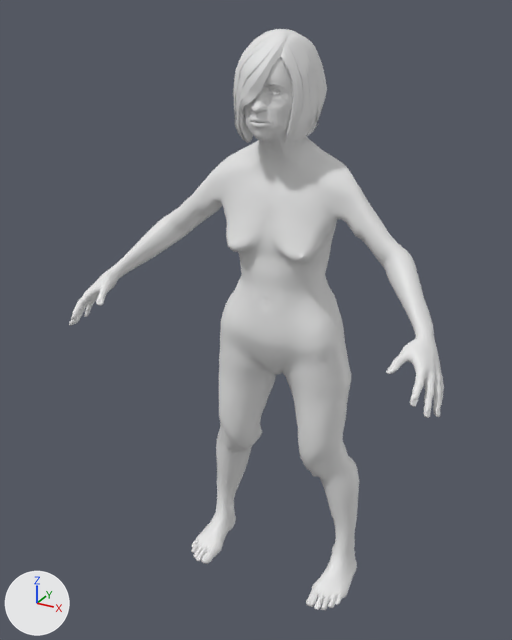
What one commit did to the glTF model game/assets/humans/goblin_female_elder.glb.
Rendered twice from a 50 mm lens placed at (0.613, -1.272, 1.231), pointed at (-0.03, -0.101, 0.646). Lighting does not change. The marker at lower left points along +X, +Y and +Z. The first picture is the older version. Materials are left out; every surface is plain grey. Vertices at exactly the same position are counted once.

In view in the first picture: 'Body'.
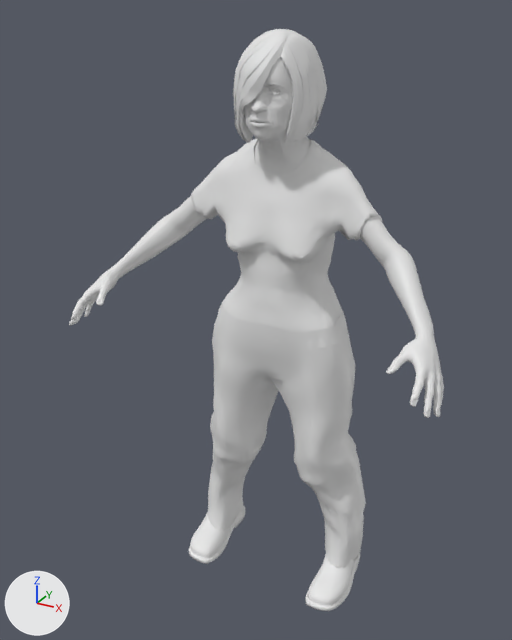
What differs and where, as boxes (x1, y1, x2, y2) in the pictures (512 x 640 px):
'Body', reshaped
    before: (69, 29, 444, 610)
    after: (69, 29, 444, 611)
part 1 of me_mesh_0, added
    after: (207, 305, 366, 568)
part 2 of me_mesh_0, added
    after: (191, 138, 382, 350)
part 3 of me_mesh_0, added
    after: (305, 551, 361, 611)
part 4 of me_mesh_0, added
    after: (189, 497, 245, 563)

The change, as a diff of the scene's bpy script:
```diff
--- a/game/assets/humans/goblin_female_elder.glb.py
+++ b/game/assets/humans/goblin_female_elder.glb.py
@@ me_mesh_0 @@
 # used by ob_body; location = (0.0, 0.0, 0.0)
-me_mesh_0.from_pydata(...)  # 15432 vertices, 29736 faces; spans x -0.393..0.393, y -0.289..0.06, z 0.001..1.198
+me_mesh_0.from_pydata(...)  # 19822 vertices, 38206 faces; spans x -0.393..0.393, y -0.289..0.074, z 0.001..1.198
+# me_mesh_0 part 1: a new loose piece of 1357 vertices spanning x -0.205..0.202, y -0.131..0.074, z 0.044..0.659
+# me_mesh_0 part 2: a new loose piece of 1311 vertices spanning x -0.206..0.203, y -0.13..0.062, z 0.597..1.006
+# me_mesh_0 part 3: a new loose piece of 717 vertices spanning x 0.12..0.205, y -0.168..0.031, z 0.006..0.099
+# me_mesh_0 part 4: a new loose piece of 717 vertices spanning x -0.205..-0.12, y -0.168..0.031, z 0.006..0.099
+# other edits to the shape of me_mesh_0 do not show in these pictures
```
